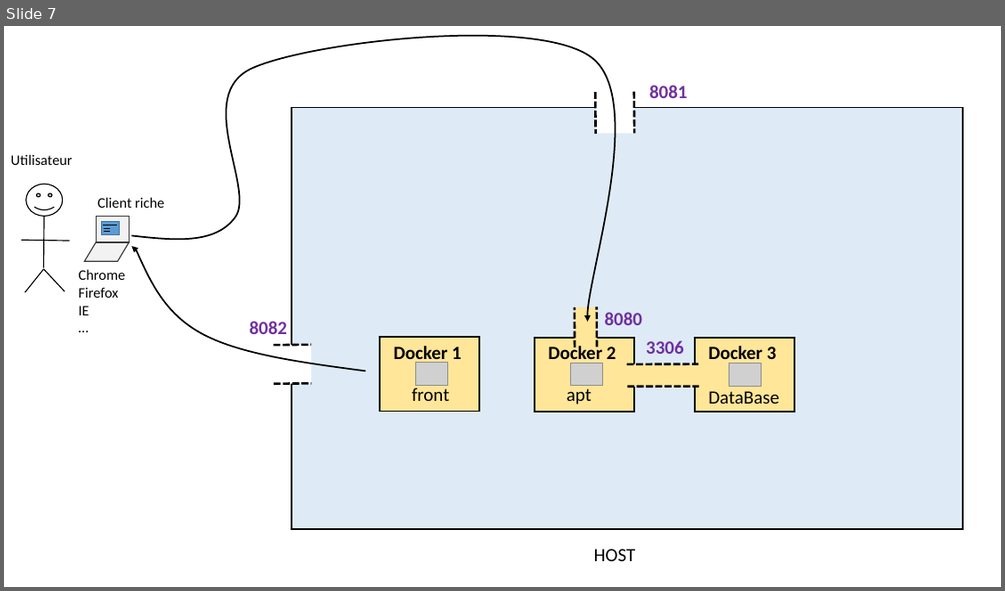
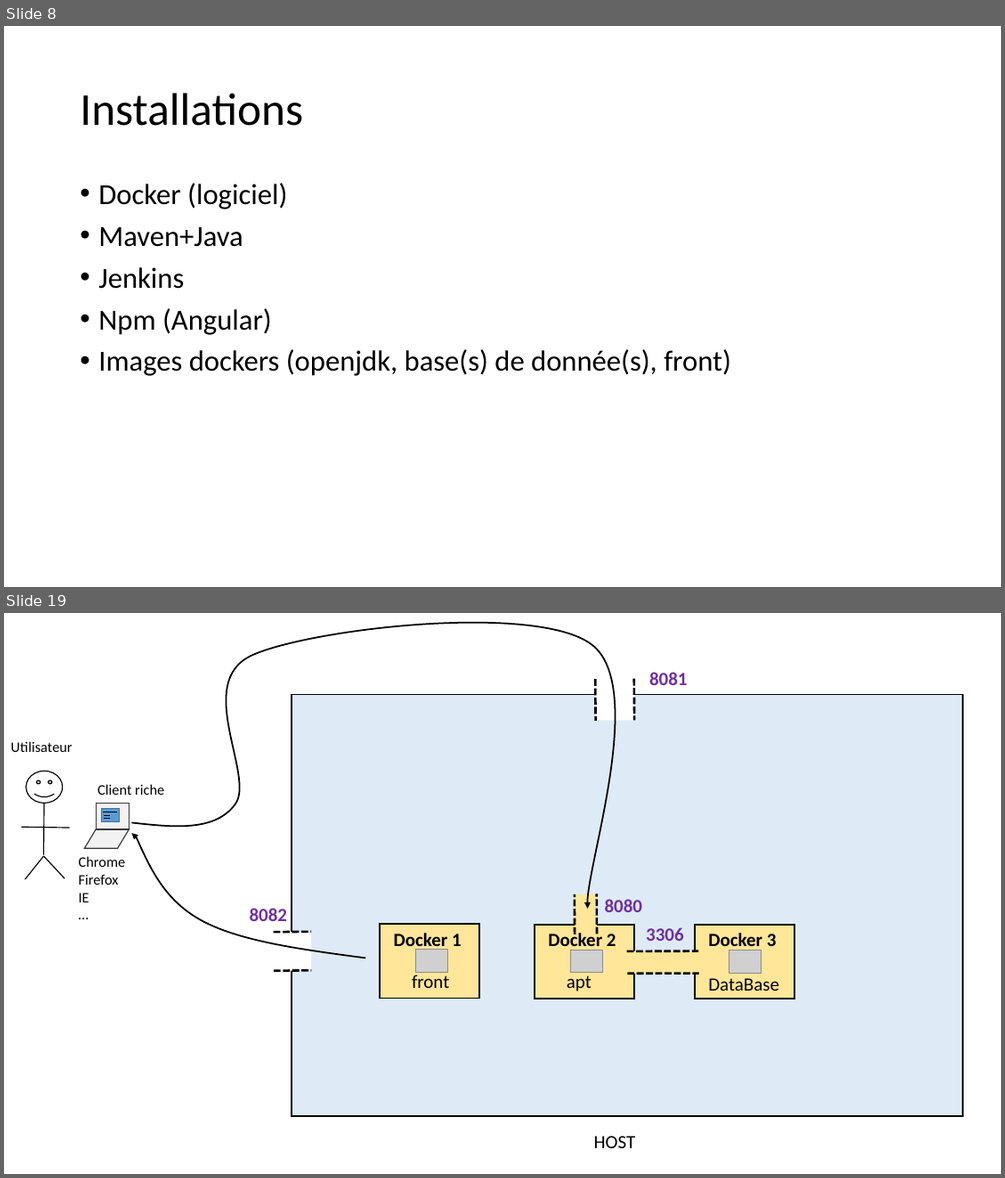
Before and after one commit to AlexaBou/project-history, a slide deck: Projet final.pptx. Shown one above the other, each under a label of ours: slide 7 before the commit, slides 8 and 19 after it; the slides between them are not shown. The pictures are 1005x591 and 1005x1178 pixels, drawn with LibreOffice and Linux fonts; fonts in the diff are those of the drawing; grey boxes stand for pictures. Boxes give left, top, right and bottom in pixels: in the first picture for what was removed or moved away, otherwise in the second. Text is boxed around its words. In the diff, an @@ line names an element or a change of style, - is before the commit and + after.

```diff
--- a/Projet final.pptx
+++ b/Projet final.pptx
@@ slide 8 added at (4, 26, 1001, 587), background #FFFFFF @@
@@ title added at (80, 93, 303, 126), 44 pt, text #000000 @@
+Installations
@@ text added at (98, 183, 731, 376), 28 pt, text #000000 @@
+• Docker (logiciel)
+• Maven+Java
+• Jenkins
+• Npm (Angular)
+• Images dockers (openjdk, base(s) de donnée(s), front)
@@ what was slide 7 is now slide 19 @@
```
Also in this commit, not shown: 1 slide changed, 10 other slides added, 2 slides removed.
